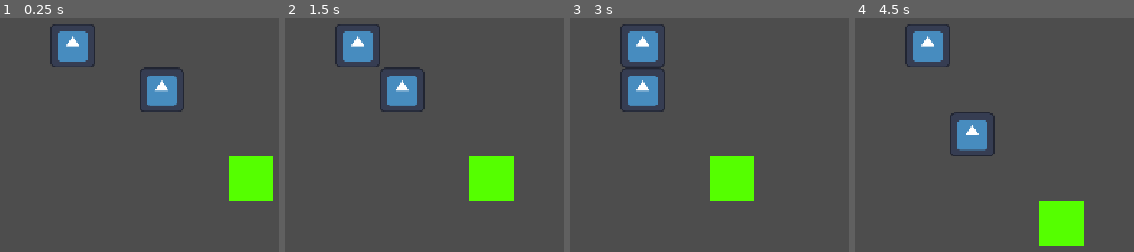
Above: before the commit, frames 1-4 (left to right).
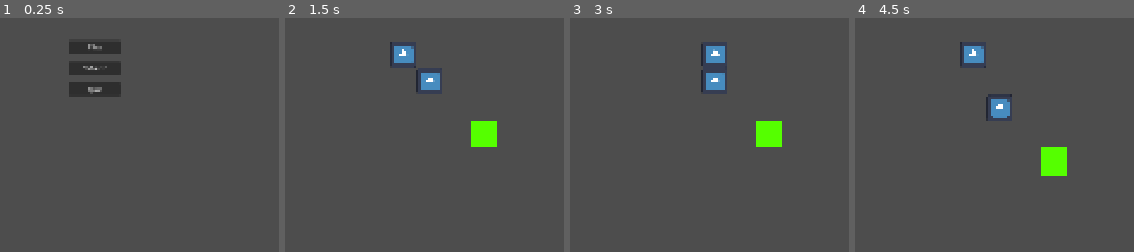
Above: after the commit, the same moments.

Repository: nickdowning16-ops/forgetful-handyman
Game: Godot game, scene res://UI/Scenes/Main Menu.tscn
Two runs of this game, one before a commit and one after it. Both use one fixed random seed, a clock stepped at 60 frames per second and the inputs below. Before the commit the project starts from res://main.tscn. The engine's default icon, where the game draws it, is replaced by a stand-in: a white triangle on a blue panel in a dark square.
Inputs (mouse positions are in pixels of both pictures, inside the frame that each line leads up to):
- Up to frame 1 (0.25 s): no input
- Up to frame 2 (1.5 s): click (379, 67) at 0.5 s, where only the run after the commit has a clickable "'Main'"; tap Enter at 1.25 s; hold Right (ui_right) from 1.28 s (still down); tap Space (open_QTE, bound only after the commit) at 1.35 s
- Up to frame 3 (3 s): tap Space (open_QTE, bound only after the commit) at 2, 2.1, 2.85 s; release Right (ui_right) at 2.03 s; hold Down (ui_down) 2.03-2.78 s; tap Enter at 2.75 s; hold Right (ui_right) from 2.78 s (still down)
- Up to frame 4 (4.5 s): tap Space (open_QTE, bound only after the commit) at 3.5, 3.6, 4.35 s; release Right (ui_right) at 3.53 s; hold Up (ui_up) 3.53-4.28 s; tap Enter at 4.25 s; hold Left (ui_left) from 4.28 s (still down)

The runs differ from the first frame. In frame 1, 9.2% of the frame differs, in the area x 17-98%, y 2-79%; in frame 2, 8.9%; in frame 3, 8.8%; in frame 4, 9.1%.

Commit message:
some folders, main menu for moving around scenes, instancing qte, placeholder scripts

Diff:
--- /dev/null
+++ b/Scenes/Levels/Sandbox.tscn
@@ -0,0 +1,6 @@
+[gd_scene format=3 uid="uid://bjw1pmxv86luy"]
+
+[ext_resource type="Script" uid="uid://ctgke385x6lo2" path="res://Scripts/Sandbox.gd" id="1_c5x8s"]
+
+[node name="Sandbox" type="Node2D" unique_id=2140821525]
+script = ExtResource("1_c5x8s")
--- /dev/null
+++ b/Scripts/Game Manager.gd
@@ -0,0 +1,11 @@
+extends Node
+
+
+# Called when the node enters the scene tree for the first time.
+func _ready():
+	pass # Replace with function body.
+
+
+# Called every frame. 'delta' is the elapsed time since the previous frame.
+func _process(delta):
+	pass
--- /dev/null
+++ b/Scripts/Sandbox.gd
@@ -0,0 +1,13 @@
+extends Node
+
+
+# Called when the node enters the scene tree for the first time.
+func _ready():
+	pass # Replace with function body.
+
+
+# Called every frame. 'delta' is the elapsed time since the previous frame.
+func _process(delta):
+	if Input.is_action_just_pressed("open_QTE"):
+		QuickTimeEventManager.open_qte()
+	pass
--- /dev/null
+++ b/Scripts/UI/Main Menu.gd
@@ -0,0 +1,10 @@
+extends Node
+
+func _on_quit_button_pressed():
+	get_tree().quit()
+
+func _on_start_button_pressed():
+	get_tree().change_scene_to_file("res://Scenes/Levels/Sandbox.tscn")
+
+func _on_main_button_pressed():
+	get_tree().change_scene_to_file("res://main.tscn")
--- /dev/null
+++ b/Scripts/UI/Quick Time Event Manager.gd
@@ -0,0 +1,16 @@
+extends Node
+var QTEUI = preload("res://UI/Scenes/Quick Time Event UI.tscn")
+
+# Called when the node enters the scene tree for the first time.
+func _ready():
+	pass # Replace with function body.
+
+
+# Called every frame. 'delta' is the elapsed time since the previous frame.
+func _process(delta):
+	pass
+
+# take in an instance of the event to attach?
+func open_qte():
+	var inst = QTEUI.instantiate()
+	get_tree().root.add_child(inst)
--- /dev/null
+++ b/UI/Scenes/Main Menu.tscn
@@ -0,0 +1,43 @@
+[gd_scene format=3 uid="uid://cd7o14st0mpug"]
+
+[ext_resource type="Script" uid="uid://c8pqubbx6b3ho" path="res://Scripts/UI/Main Menu.gd" id="1_1ynaa"]
+
+[node name="MainMenu" type="Control" unique_id=1937286047]
+layout_mode = 3
+anchors_preset = 15
+anchor_right = 1.0
+anchor_bottom = 1.0
+grow_horizontal = 2
+grow_vertical = 2
+script = ExtResource("1_1ynaa")
+
+[node name="VBoxContainer" type="VBoxContainer" parent="." unique_id=1039181700]
+layout_mode = 1
+anchors_preset = 8
+anchor_left = 0.5
+anchor_top = 0.5
+anchor_right = 0.5
+anchor_bottom = 0.5
+offset_left = -62.807495
+offset_top = -62.82251
+offset_right = 62.807495
+offset_bottom = 62.82251
+grow_horizontal = 2
+grow_vertical = 2
+theme_override_constants/separation = 20
+
+[node name="Start Button" type="Button" parent="VBoxContainer" unique_id=109381904]
+layout_mode = 2
+text = "Play"
+
+[node name="Main Button" type="Button" parent="VBoxContainer" unique_id=885887979]
+layout_mode = 2
+text = "\"Main\""
+
+[node name="Quit Button" type="Button" parent="VBoxContainer" unique_id=1972090261]
+layout_mode = 2
+text = "Quit"
+
+[connection signal="pressed" from="VBoxContainer/Start Button" to="." method="_on_start_button_pressed"]
+[connection signal="pressed" from="VBoxContainer/Main Button" to="." method="_on_main_button_pressed"]
+[connection signal="pressed" from="VBoxContainer/Quit Button" to="." method="_on_quit_button_pressed"]
--- /dev/null
+++ b/UI/Scenes/Quick Time Event UI.tscn
@@ -0,0 +1,35 @@
+[gd_scene format=3 uid="uid://bcxmqhnk5fpsu"]
+
+[sub_resource type="StyleBoxFlat" id="StyleBoxFlat_pb62c"]
+bg_color = Color(0.6, 0.34509805, 0.6, 0.16862746)
+
+[node name="QuickTimeEvent" type="Control" unique_id=275562933]
+layout_mode = 3
+anchors_preset = 15
+anchor_right = 1.0
+anchor_bottom = 1.0
+grow_horizontal = 2
+grow_vertical = 2
+
+[node name="BackgroundPanel" type="Panel" parent="." unique_id=2080182557]
+layout_mode = 1
+anchors_preset = -1
+anchor_right = 1.0
+anchor_bottom = 1.0
+grow_horizontal = 2
+grow_vertical = 2
+theme_override_styles/panel = SubResource("StyleBoxFlat_pb62c")
+
+[node name="WindowPanel" type="Panel" parent="BackgroundPanel" unique_id=1137661581]
+layout_mode = 1
+anchors_preset = 8
+anchor_left = 0.5
+anchor_top = 0.5
+anchor_right = 0.5
+anchor_bottom = 0.5
+offset_left = -400.0
+offset_top = -200.0
+offset_right = 400.0
+offset_bottom = 200.0
+grow_horizontal = 2
+grow_vertical = 2
--- a/project.godot
+++ b/project.godot
@@ -11,14 +11,20 @@
 [application]
 
 config/name="forgetful_handyman"
-run/main_scene="uid://cnv2o3frcceii"
+run/main_scene="uid://cd7o14st0mpug"
 config/features=PackedStringArray("4.7", "GL Compatibility")
 config/icon="res://icon.svg"
 
+[autoload]
+
+QuickTimeEventManager="*uid://b873wqrhuvt5e"
+GameManager="*uid://qheppobagxri"
+
 [display]
 
+window/size/viewport_width=1920
+window/size/viewport_height=1080
 window/stretch/mode="canvas_items"
-window/stretch/aspect="expand"
 
 [input]
 
@@ -54,6 +60,11 @@
 , Object(InputEventKey,"resource_local_to_scene":false,"resource_name":"","device":-1,"window_id":0,"alt_pressed":false …(183 unchanged characters)…
 ]
 }
+open_QTE={
+"deadzone": 0.2,
+"events": [Object(InputEventKey,"resource_local_to_scene":false,"resource_name":"","device":16,"window_id":0,"alt_pressed":false,"shift_pressed":false,"ctrl_pressed":false,"meta_pressed":false,"pressed":false,"keycode":0,"physical_keycode":32,"key_label":0,"unicode":0,"location":0,"echo":false,"script":null)
+]
+}
 
 [physics]
 
Not shown, added: Scripts/Game Manager.gd.uid
Not shown, added: Scripts/Sandbox.gd.uid
Not shown, added: Scripts/UI/Main Menu.gd.uid
Not shown, added: Scripts/UI/Quick Time Event Manager.gd.uid
